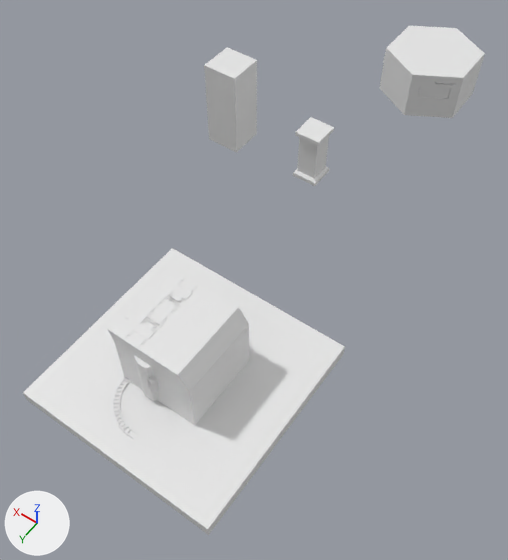
An edit to the FBX model Beyond Realms/Assets/02.Resources/Modeling/Chapter 3/Chapter_3.fbx, drawn before and after from the same camera.
The view is the same before and after, from a camera (50 mm lens) standing at (-3.37, 11.27, 7.76) and looking at (0.29, 6.15, -0.29). Arrows for +X, +Y and +Z are at lower left; the lights stay in place. Where no turn or scale is listed for an object, it has been applied to the vertices. Vertices at the same position are counted once.

The scene before the commit, as lines of its bpy script (objects in view):
```python
ob_chapter3_hexagon_frame = bpy.data.objects.new('Chapter3_Hexagon_Frame', me_cylinder_001)
ob_chapter3_hexagon_frame.location = (0.15, 1.12, 0.0)
ob_chapter3_hexagon_frame_center = bpy.data.objects.new('Chapter3_Hexagon_Frame_Center', me_cylinder_026)
ob_chapter3_hexagon_frame_center.location = (0.15, 1.12, 0.8)
ob_chapter3_hexagon_puzzle_disk_drawer = bpy.data.objects.new('Chapter3_Hexagon_Puzzle_Disk_Drawer', me_cylinder_037)
ob_chapter3_hexagon_puzzle_disk_drawer.location = (-0.22, 1.12, 0.41)
ob_chapter3_hexagon_puzzle_disk_drawer.rotation_euler = (0.0, 0.0, -3.142)  # degrees (0, 0, -180)
ob_chapter3_hexagon_puzzle_light_flip = bpy.data.objects.new('Chapter3_Hexagon_Puzzle_Light_Flip', me_cylinder_003)
ob_chapter3_hexagon_puzzle_light_flip.location = (-0.2, 1.71, 0.49)
ob_chapter3_hexagon_rotate_main = bpy.data.objects.new('Chapter3_Hexagon_Rotate_Main', me_cylinder_002)
ob_chapter3_hexagon_rotate_main.location = (0.74, 1.12, 0.73)
ob_chapter3_square_frame_center_main = bpy.data.objects.new('Chapter3_Square_Frame_Center_Main', me_cube_008)
ob_chapter3_square_frame_center_main.location = (0.0, 8.0, 0.0)
# also in view: 'Chapter3_Stand' at (0.67, 4.06, 0.44); 'Chapter3_Square_PuzzleBox_Left_Main' at (0.27, 7.72, 0.85); 'Chapter3_Square_Frame_Right_Main' at (0.29, 8.31, 0.54); 'Chapter3_Square_Frame_Left_Main' at (0.29, 7.69, 0.54); 'Chapter3_Square_Floor_Main' at (0.0, 8.0, -0.06)
```
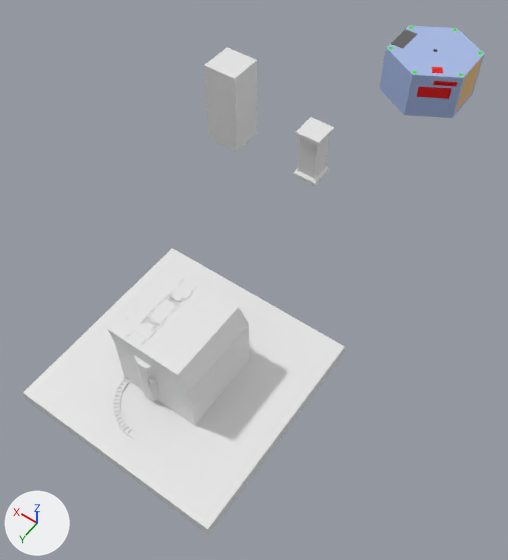
Where the newer file only moved an object's origin or applied its transform, the numbers keep the older frame.

Boxes [x1, y1, x2, y2] around the edits, measured in the pictures (508 x 560 px):
part 1 of me_cylinder_037, built on: [456, 60, 482, 111] in both
part 2 of me_cylinder_003, recoloured (grey to red): [418, 87, 450, 99] in both
part 3 of me_cylinder_002, cut back: [391, 30, 417, 48] in both
part 4 of me_cylinder_026, recoloured (white to blue): [409, 37, 462, 65] in both
part 5 of me_cylinder_001, cut back: [387, 44, 484, 116] in both
part 6 of me_cylinder_001, recoloured (white to blue): [380, 26, 485, 118] in both

The change in detail:
Material 'C3_HX_Main' (mat_c3_hx_main) is new.
Its base color is (0.391, 0.498, 0.8) (blue #a8bbe7).
Material 'C3_HX_Rotate' (mat_c3_hx_rotate) is new.
Its base color is (0.12, 0.12, 0.12) (dark grey #616161).
Material 'C3_HX_LightsControls' (mat_c3_hx_lightscontrols) is new.
Its base color is (0.8, 0.0, 0.000374) (red #e70001).
Material 'C3_HX_Disk' (mat_c3_hx_disk) is new.
Its base color is (0.8, 0.48, 0.17) (orange #e7b873).
me_cylinder_001 is used by ob_chapter3_hexagon_frame; location (0.15, 1.12, 0.0).
me_cylinder_001 had 912 vertices, 718 faces and spanned x -0.71..0.74, y -0.82..0.82, z 0.0..0.82.
me_cylinder_001 now has 911 vertices, 692 faces and spans x -0.71..0.74, y -0.82..0.82, z 0.0..0.82.
Part 5, on me_cylinder_001:
1 vertex is removed from x 0.67, y 0.34, z 0.82.
29 faces are deleted.
6 vertices move from x -0.71..-0.39, y -0.34..0.34, z 0.07..0.78 to x -0.71..-0.4, y -0.34..0.34, z 0.07..0.8.
3 new faces join them.
me_cylinder_001 part 6: 689 faces spanning x -0.71..0.74, y -0.82..0.82, z 0.0..0.82 switch from no material to mat_c3_hx_main (blue #a8bbe7).
me_cylinder_037 is used by ob_chapter3_hexagon_puzzle_disk_drawer; location (-0.22, 1.12, 0.41); rotation (0.0, 0.0, -3.142), in degrees (0, 0, -180).
me_cylinder_037 had 566 vertices, 478 faces and spanned x -0.306..0.339, y -0.337..0.337, z -0.337..0.37.
me_cylinder_037 now has 2230 vertices, 1951 faces and spans x -0.306..0.339, y -0.337..0.392, z -0.337..0.337.
me_cylinder_037 part 1: 120 vertices removed from x -0.233..0.339, y -0.227..0.227, z 0.006..0.337; 1824 vertices added at x -0.233..0.339, y 0.006..0.34, z -0.227..0.227.
me_cylinder_037 now uses material mat_c3_hx_disk (orange #e7b873).
me_cylinder_002 is used by ob_chapter3_hexagon_rotate_main; location (0.74, 1.12, 0.73).
me_cylinder_002 had 142 vertices, 140 faces and spanned x -0.121..0.121, y -0.268..0.268, z -0.085..0.085.
me_cylinder_002 now has 116 vertices, 120 faces and spans x -0.121..0.121, y -0.268..0.268, z -0.085..0.085.
Part 3, on me_cylinder_002:
30 vertices are removed from x -0.121..0.121, y -0.268..0.268, z -0.032..0.085.
57 faces are deleted.
4 vertices move from x -0.102..0.099, y -0.081..0.081, z -0.012 to x -0.102..0.099, y -0.084..0.084, z -0.012.
4 vertices are added at (0.099, 0.084, 0.025), (0.121, 0.084, -0.015), (0.099, -0.084, 0.025), (0.121, -0.084, -0.015).
37 new faces join them.
me_cylinder_002 now uses material mat_c3_hx_rotate (dark grey #616161).
me_cylinder_003 is used by ob_chapter3_hexagon_puzzle_light_flip; location (-0.2, 1.71, 0.49).
me_cylinder_003 had 148 vertices, 80 faces and spanned x -0.226..0.226, y -0.135..0.135, z -0.102..0.102.
me_cylinder_003 now has 148 vertices, 77 faces and spans x -0.226..0.226, y -0.135..0.135, z -0.102..0.102.
me_cylinder_003 part 2: 77 faces spanning x -0.226..0.226, y -0.135..0.135, z -0.102..0.102 switch from no material to mat_c3_hx_lightscontrols (red #e70001).
me_cylinder_026 is used by ob_chapter3_hexagon_frame_center; location (0.15, 1.12, 0.8).
me_cylinder_026 had 24 vertices, 20 faces and spanned x -0.386..0.386, y -0.445..0.445, z -0.049..0.013.
me_cylinder_026 now has 24 vertices, 18 faces and spans x -0.386..0.386, y -0.445..0.445, z -0.049..0.013.
me_cylinder_026 part 4: 18 faces spanning x -0.386..0.386, y -0.445..0.445, z -0.049..0.013 switch from no material to mat_c3_hx_main (blue #a8bbe7).
